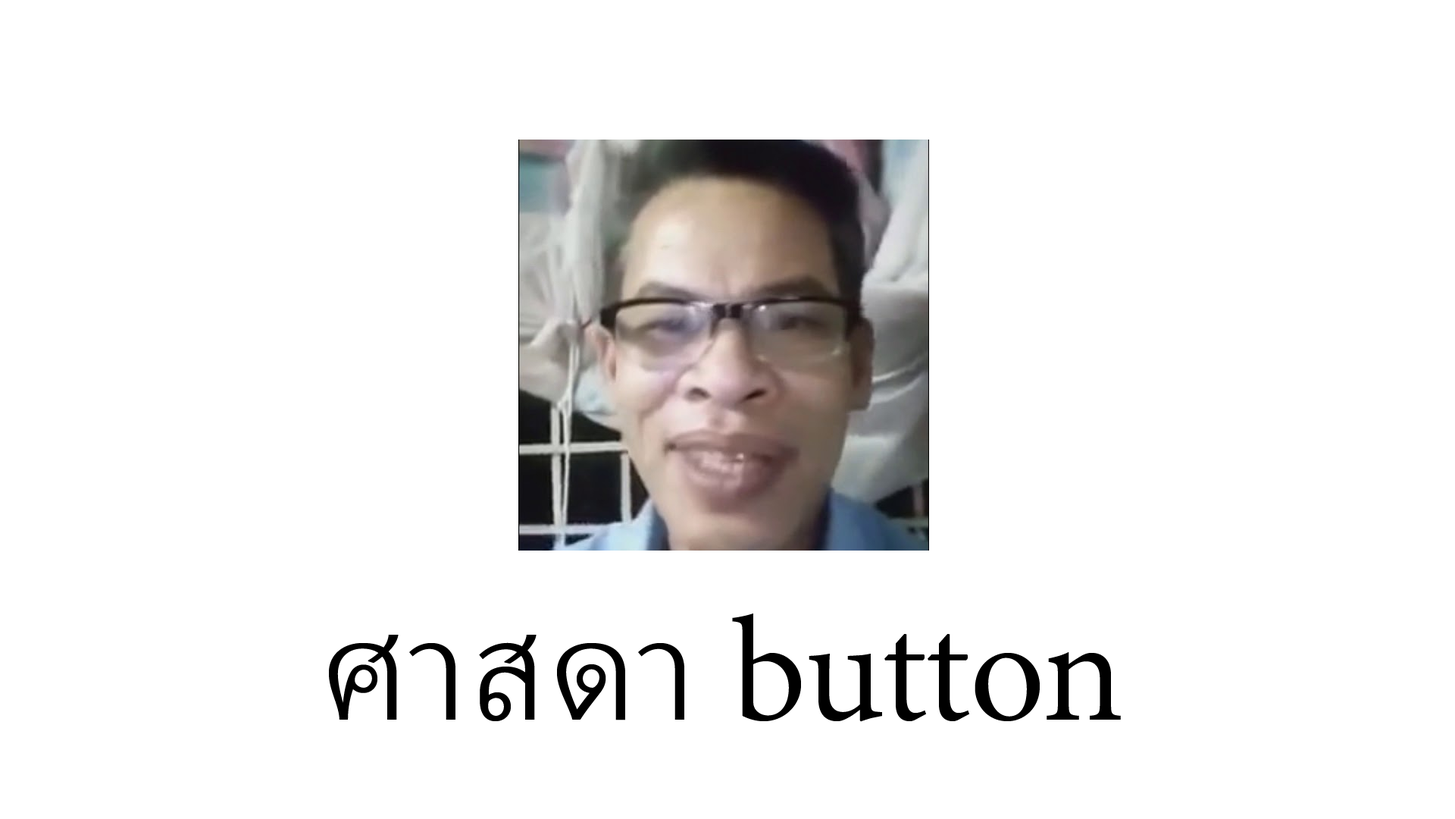
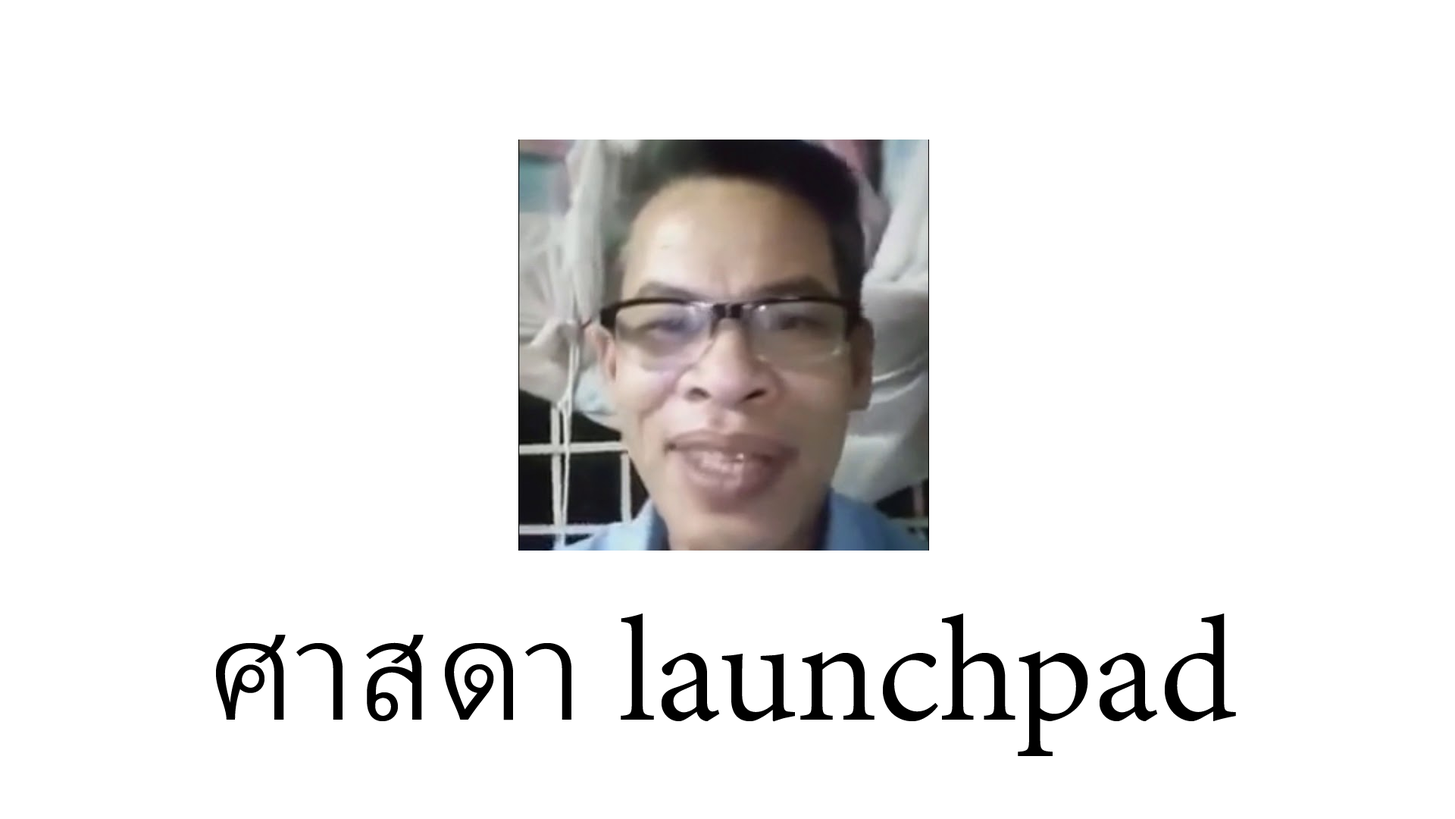
Two versions of the same layered image (1455x819). Layer-by-layer changes:
renamed "ศาสดา button" to "ศาสดา launchpad", painted on it over [216, 613, 1237, 756]
